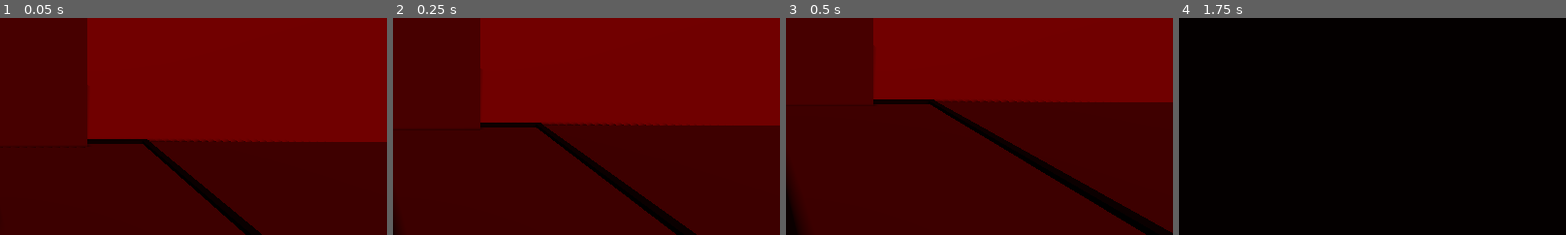
Above: before the commit, frames 1-4 (left to right).
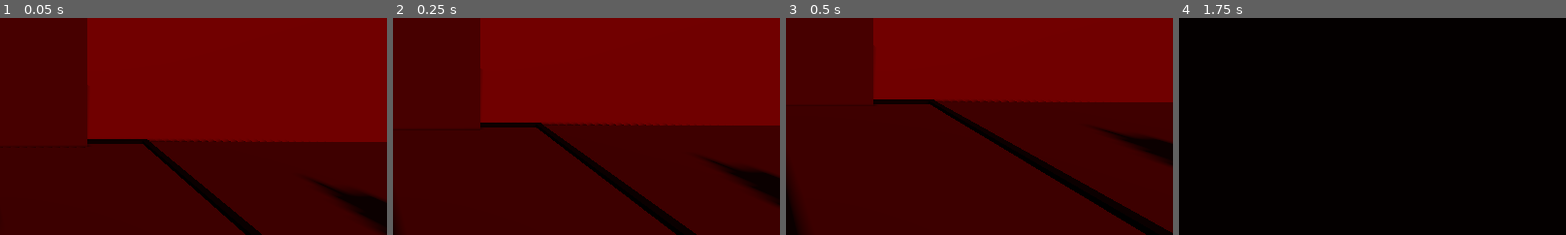
Above: after the commit, the same moments.

Repository: ThreeCoffees/HackYeah2025
Game: Godot game, scene res://test_scenes/gremble_test_scene.tscn
The game is run twice, just before and just after one commit, with the same random seed, the same clock (stepped at 60 frames per second) and the same inputs. The project has no main scene, so this scene is started directly.
Inputs (mouse positions are % of the whole screen's width and height, from its top left):
- Up to frame 1 (0.05 s): no input
- Up to frame 2 (0.25 s): no input
- Up to frame 3 (0.5 s): no input
- Up to frame 4 (1.75 s): tap Enter (ui_accept) at 0.5, 0.77, 1.52 s; move the mouse to (55, 50) at 0.52 s; hold W (move_forward) from 0.53 s (still down); click (55, 50) at 0.6 s; move the mouse to (45, 50) at 1.27 s; click (45, 50) at 1.35 s
The pictures show only the part of the screen within x 50-100%, y 50-100%; the shares and areas given below are measured in that part.

The runs differ from the first frame. In frame 1, 1.5% of the frame differs, in the area x 80-100%, y 74-100%; in frame 2, 1.3%; in frame 3, 1.0%; in frame 4, nothing differs.

Commit message:
Added global state manager, added global state button

Diff:
--- a/project.godot
+++ b/project.godot
@@ -16,6 +16,7 @@
 [autoload]
 
 AudioManager="*res://singletons/audio_manager.tscn"
+GlobalStateManager="*res://singletons/global_state_manager.tscn"
 
 [dotnet]
 
--- /dev/null
+++ b/scripts/global_state_button.gd
@@ -0,0 +1,10 @@
+extends Node3D
+
+@export_enum("rain", "sun", "death") var property: String = "rain"
+@export_enum("enable", "disable") var action: String = "enable"
+
+func _ready() -> void:
+	($TempTextMesh.mesh as TextMesh).text = action + "\n" + property
+
+func _on_area_3d_clicked() -> void:
+	GlobalStateManager.set_property(property, action == "enable")
--- a/singletons/audio_manager.tscn
+++ b/singletons/audio_manager.tscn
@@ -1,6 +1,6 @@
 [gd_scene load_steps=8 format=3 uid="uid://bwh5ch0dfk7nl"]
 
-[ext_resource type="Script" uid="uid://dceunjbyu521y" path="res://scripts/audio_manager.gd" id="1_gs1iy"]
+[ext_resource type="Script" uid="uid://dceunjbyu521y" path="res://singletons/audio_manager.gd" id="1_gs1iy"]
 [ext_resource type="AudioStream" uid="uid://1yrrf4xlphk6" path="res://audio/flick1.mp3" id="2_k2j73"]
 [ext_resource type="AudioStream" uid="uid://5ggyb1y7tqwd" path="res://audio/flick2.mp3" id="3_updf0"]
 [ext_resource type="AudioStream" uid="uid://coe6ddbmtdolu" path="res://audio/flick3.mp3" id="4_ygcpw"]
--- /dev/null
+++ b/singletons/global_state_manager.gd
@@ -0,0 +1,52 @@
+extends Node
+
+var rain: bool = false;
+var sun: bool = false;
+var death: bool = false;
+
+signal rain_started;
+signal rain_stopped;
+signal rain_changed(bool);
+signal sun_started;
+signal sun_stopped;
+signal sun_changed(bool);
+signal death_started;
+signal death_stopped;
+signal death_changed(bool);
+
+func set_property(property: String, value: bool) -> void:
+	if property == "rain":
+		set_rain(value)
+	elif property == "sun":
+		set_sun(value)
+	elif property == "death":
+		set_death(value)
+	else:
+		print("WRONG PROPERTY!!! " + property)
+
+func set_rain(new_rain: bool) -> void:
+	print("setting rain to " + str(new_rain))
+	rain = new_rain;
+	rain_changed.emit(rain)
+	if rain:
+		rain_started.emit()
+	else:
+		rain_stopped.emit()
+
+func set_sun(new_sun: bool) -> void:
+	print("setting sun to " + str(new_sun))
+	sun = new_sun;
+	sun_changed.emit(sun)
+	if sun:
+		sun_started.emit()
+	else:
+		sun_stopped.emit()
+
+func set_death(new_death: bool) -> void:
+	print("setting death to " + str(new_death))
+	death = new_death;
+	death_changed.emit(death)
+	if death:
+		death_started.emit()
+	else:
+		death_stopped.emit()
--- /dev/null
+++ b/singletons/global_state_manager.tscn
@@ -0,0 +1,6 @@
+[gd_scene load_steps=2 format=3 uid="uid://dqg42td14gah7"]
+
+[ext_resource type="Script" uid="uid://b15weeq83242d" path="res://singletons/global_state_manager.gd" id="1_01d2f"]
+
+[node name="GlobalStateManager" type="Node"]
+script = ExtResource("1_01d2f")
--- /dev/null
+++ b/test_scenes/global_state_button.tscn
@@ -0,0 +1,77 @@
+[gd_scene load_steps=12 format=3 uid="uid://dy7dd3ej6xisk"]
+
+[ext_resource type="Script" uid="uid://d1dg4k5icl05o" path="res://scripts/global_state_button.gd" id="1_3jct1"]
+[ext_resource type="Script" uid="uid://b5f5uscou4ji4" path="res://test_scenes/global_test_scene_area.gd" id="2_irn3s"]
+
+[sub_resource type="CylinderMesh" id="CylinderMesh_3jct1"]
+bottom_radius = 0.3
+height = 0.7
+radial_segments = 8
+
+[sub_resource type="StandardMaterial3D" id="StandardMaterial3D_irn3s"]
+albedo_color = Color(0.3403393, 0.34033933, 0.3403393, 1)
+
+[sub_resource type="CylinderMesh" id="CylinderMesh_mlixj"]
+height = 0.3
+radial_segments = 6
+
+[sub_resource type="StandardMaterial3D" id="StandardMaterial3D_nrwos"]
+albedo_color = Color(0.3328807, 0.33288068, 0.33288068, 1)
+
+[sub_resource type="CylinderShape3D" id="CylinderShape3D_0k6do"]
+height = 0.7944336
+
+[sub_resource type="CylinderMesh" id="CylinderMesh_41l80"]
+top_radius = 0.35
+bottom_radius = 0.35
+height = 0.2
+
+[sub_resource type="TextMesh" id="TextMesh_oo0qj"]
+text = "enable
+rain"
+
+[sub_resource type="StandardMaterial3D" id="StandardMaterial3D_s0gnk"]
+albedo_color = Color(0.23753911, 0.23753914, 0.23753911, 1)
+
+[sub_resource type="CylinderShape3D" id="CylinderShape3D_3jct1"]
+height = 0.15332031
+radius = 0.38232422
+
+[node name="GlobalStateButton" type="Node3D"]
+script = ExtResource("1_3jct1")
+
+[node name="MeshInstance3D" type="MeshInstance3D" parent="."]
+transform = Transform3D(0.919417, 0, -0.39328408, 0, 1, 0, 0.39328408, 0, 0.919417, 0, 0.34720945, 0)
+mesh = SubResource("CylinderMesh_3jct1")
+surface_material_override/0 = SubResource("StandardMaterial3D_irn3s")
+
+[node name="MeshInstance3D2" type="MeshInstance3D" parent="."]
+transform = Transform3D(0.9424082, -0.33446488, 0, 0.33446488, 0.9424082, 0, 0, 0, 1, 0, 0.70691943, 0)
+mesh = SubResource("CylinderMesh_mlixj")
+surface_material_override/0 = SubResource("StandardMaterial3D_nrwos")
+
+[node name="StaticBody3D" type="StaticBody3D" parent="."]
+transform = Transform3D(1, 0, 0, 0, 1, 0, 0, 0, 1, 0, -0.31374097, 0)
+
+[node name="CollisionShape3D" type="CollisionShape3D" parent="StaticBody3D"]
+transform = Transform3D(1, 0, 0, 0, 1, 0, 0, 0, 1, -0.006620854, 0.6926534, 0.010074019)
+shape = SubResource("CylinderShape3D_0k6do")
+
+[node name="MeshInstance3D3" type="MeshInstance3D" parent="."]
+transform = Transform3D(0.9250706, -0.37979525, 0, 0.37979525, 0.9250706, 0, 0, 0, 1, -0.050670028, 0.828923, 0)
+mesh = SubResource("CylinderMesh_41l80")
+
+[node name="TempTextMesh" type="MeshInstance3D" parent="."]
+transform = Transform3D(-0.022692213, 0.8908401, -0.45374992, 0.044495657, 0.454317, 0.8897282, 0.9987518, 0, -0.049947973, -0.080147326, 0.9497359, -0.0176574)
+mesh = SubResource("TextMesh_oo0qj")
+surface_material_override/0 = SubResource("StandardMaterial3D_s0gnk")
+
+[node name="Area3D" type="Area3D" parent="."]
+transform = Transform3D(0.91644657, -0.4001571, 0, 0.4001571, 0.91644657, 0, 0, 0, 1, -0.088935554, 0.8968525, 0)
+script = ExtResource("2_irn3s")
+
+[node name="CollisionShape3D" type="CollisionShape3D" parent="Area3D"]
+transform = Transform3D(1, 0, 0, 0, 1, 0, 0, 0, 1, -8.940697e-08, -0.06298828, 0)
+shape = SubResource("CylinderShape3D_3jct1")
+
+[connection signal="clicked" from="Area3D" to="." method="_on_area_3d_clicked"]
--- /dev/null
+++ b/test_scenes/global_test_scene_area.gd
@@ -0,0 +1,6 @@
+extends Area3D
+
+signal clicked
+
+func _on_pick_input():
+	clicked.emit()
--- a/test_scenes/gremble_test_scene.tscn
+++ b/test_scenes/gremble_test_scene.tscn
@@ -1,9 +1,10 @@
-[gd_scene load_steps=14 format=3 uid="uid://baard4kloe547"]
+[gd_scene load_steps=15 format=3 uid="uid://baard4kloe547"]
 
 [ext_resource type="PackedScene" uid="uid://dk3bqkf2rry5l" path="res://test_scenes/movable_wall.tscn" id="1_cirfm"]
 [ext_resource type="PackedScene" uid="uid://x8ncv8cvkmg5" path="res://characters/walking_character.tscn" id="2_dh7q0"]
 [ext_resource type="PackedScene" uid="uid://clpfc8q3dpry7" path="res://test_scenes/button.tscn" id="3_6eh5t"]
 [ext_resource type="PackedScene" uid="uid://dsbnm1yue8ama" path="res://player/player_camera.tscn" id="3_okhc2"]
+[ext_resource type="PackedScene" uid="uid://dy7dd3ej6xisk" path="res://test_scenes/global_state_button.tscn" id="5_fenjg"]
 
 [sub_resource type="BoxMesh" id="BoxMesh_dh7q0"]
 size = Vector3(20, 1, 20)
@@ -228,6 +229,10 @@
 transform = Transform3D(1, 0, 0, 0, 1, 0, 0, 0, 1, 0, 0, -1.2051005)
 shape = SubResource("BoxShape3D_fenjg")
 
+[node name="GlobalStateButton" parent="." instance=ExtResource("5_fenjg")]
+transform = Transform3D(1, 0, 0, 0, 1, 0, 0, 0, 1, 4.5784683, 0, 5.4654055)
+action = "disable"
+
 [connection signal="body_entered" from="Area3D" to="MovableWall" method="toggle_active_if_player"]
 [connection signal="pressed" from="Button" to="MovableWall" method="toggle_active"]
 [connection signal="body_entered" from="Area3D2" to="MovableWall" method="set_inactive_if_player"]
Not shown, added: scripts/global_state_button.gd.uid
Renamed: scripts/audio_manager.gd -> singletons/audio_manager.gd
Renamed: scripts/audio_manager.gd.uid -> singletons/audio_manager.gd.uid
Not shown, added: singletons/global_state_manager.gd.uid
Not shown, added: test_scenes/adam_test_scene.gd.uid
Not shown, added: test_scenes/global_test_scene_area.gd.uid
